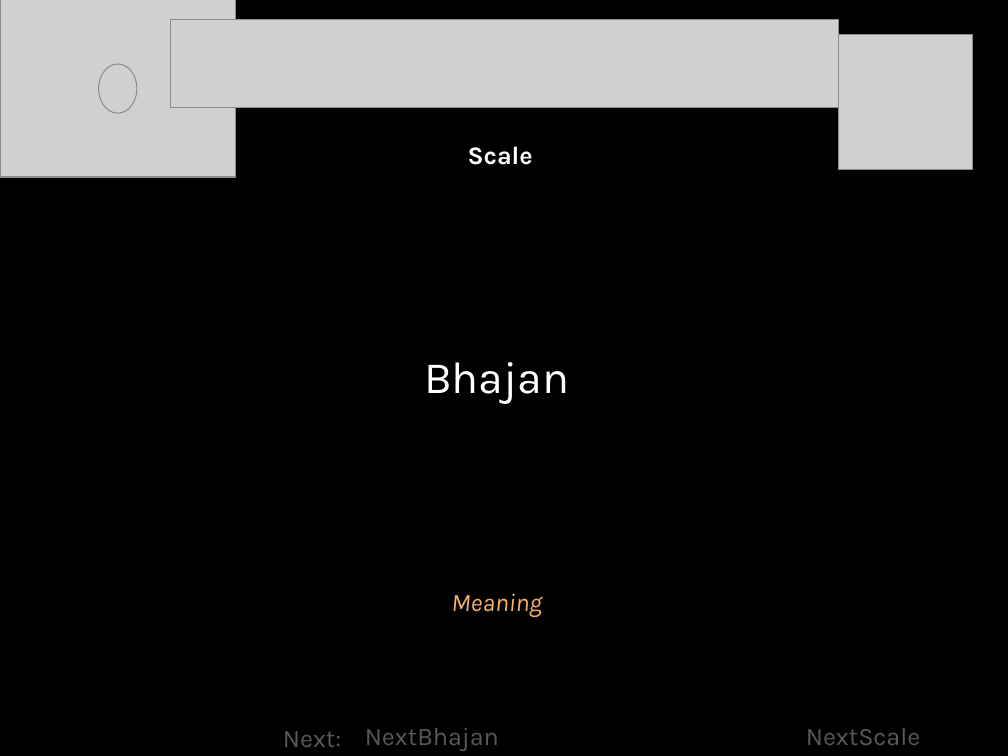
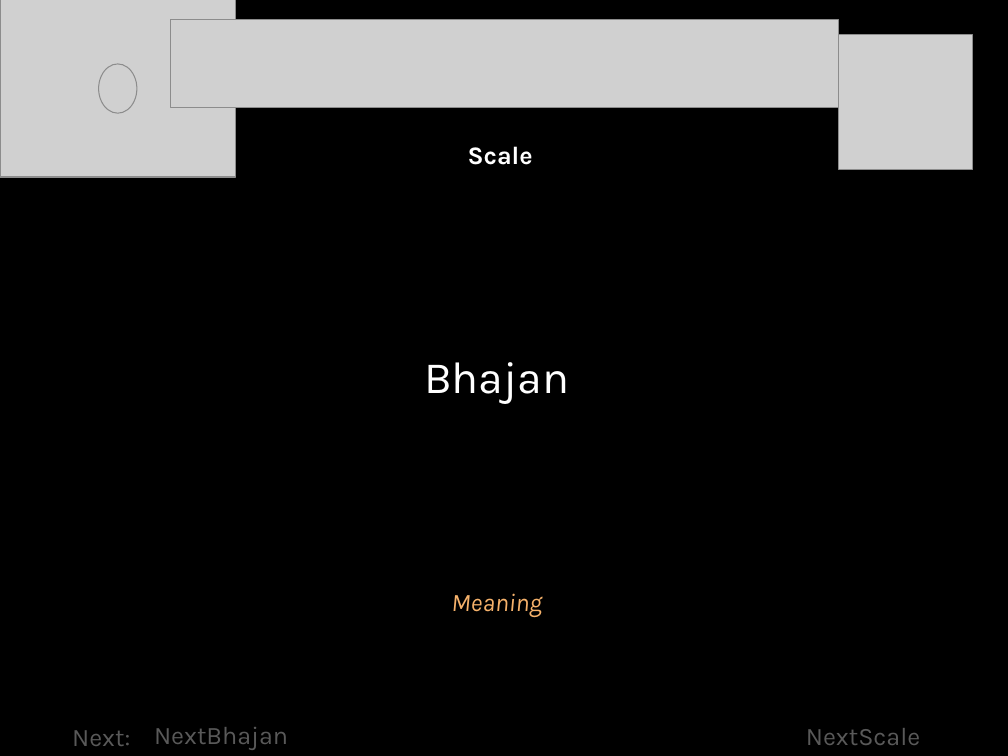
Before and after one commit to rkanadam/saibhajanmaker, a slide deck: slide 1 of WebContent/WEB-INF/templates/Shivaratri2019/master.pptx. Drawn at 1008x756 pixels with LibreOffice and Linux fonts; fonts in the diff are those of the drawing; grey boxes stand for pictures. Boxes give left, top, right and bottom in pixels: in the first picture for what was removed or moved away, otherwise in the second. Text is boxed around its words. In the diff, an @@ line names an element or a change of style, - is before the commit and + after.

```diff
--- a/WebContent/WEB-INF/templates/Shivaratri2019/master.pptx
+++ b/WebContent/WEB-INF/templates/Shivaratri2019/master.pptx
@@ text "Next:": place and size @@
-text "Next:" at bbox=[283, 731, 341, 747]
+text "Next:" at bbox=[72, 730, 130, 746]
@@ text "NextBhajan": place and size @@
-text "NextBhajan" at bbox=[365, 728, 499, 751]
+text "NextBhajan" at bbox=[154, 727, 288, 750]
```
